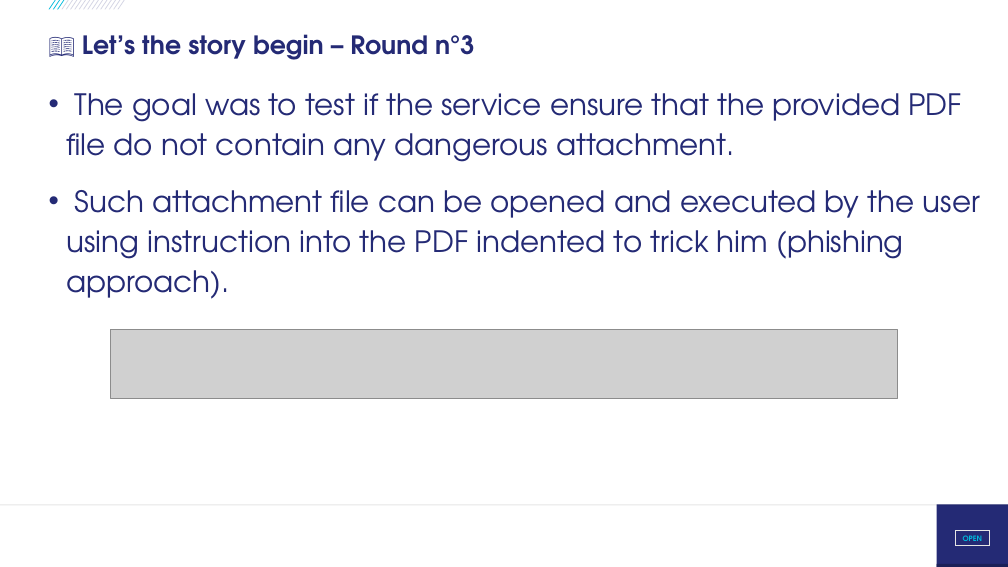
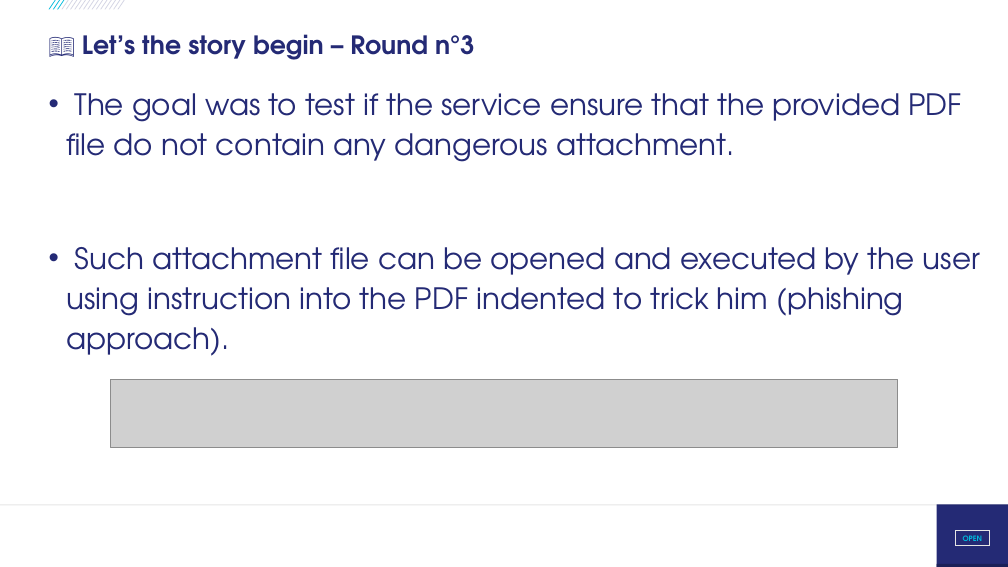
Before and after one commit to righettod/voxxeddays-lux-2026, a slide deck: slide 17 of presentation.pptx. Drawn at 1008x567 pixels with LibreOffice and Linux fonts; fonts in the diff are those of the drawing; grey boxes stand for pictures; background and template pictures are left out. Boxes give left, top, right and bottom in pixels: in the first picture for what was removed or moved away, otherwise in the second. Text is boxed around its words. In the diff, an @@ line names an element or a change of style, - is before the commit and + after.

```diff
--- a/presentation.pptx
+++ b/presentation.pptx
@@ text "The goal was to test ..." rewrapped from <box>66,93,980,299</box> to <box>66,93,980,356</box> @@
@@ picture: place and size @@
-picture at <box>110,330,898,398</box>
+picture at <box>110,379,898,447</box>
```
Also in this commit, not shown: 3 other slides changed, 8 slides added, 3 other files.
